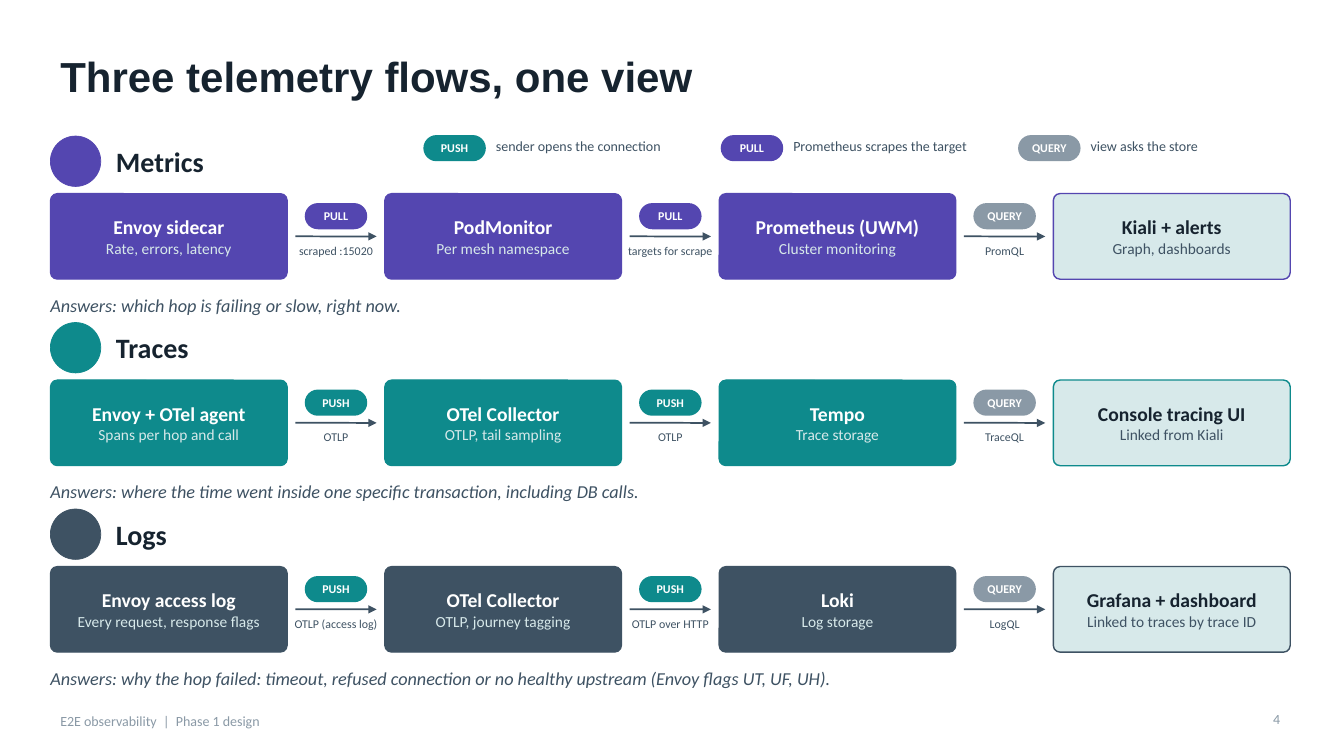
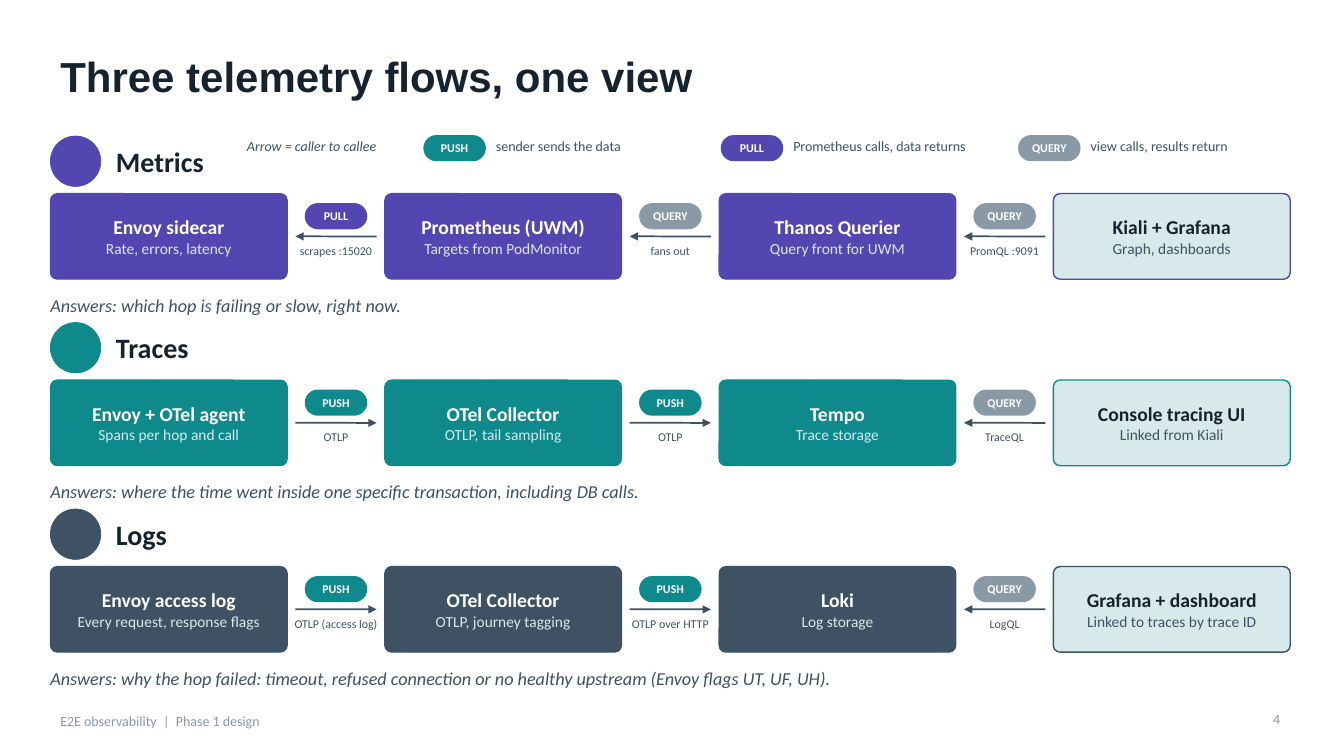
Before and after one commit to canpolatoral/monitoring-poc, a slide deck: slide 4 of docs/e2e_observability_design.pptx. Drawn at 1344x756 pixels with LibreOffice and Linux fonts; fonts in the diff are those of the drawing. Boxes give left, top, right and bottom in pixels: in the first picture for what was removed or moved away, otherwise in the second. Text is boxed around its words. In the diff, an @@ line names an element or a change of style, - is before the commit and + after.

```diff
--- a/docs/e2e_observability_design.pptx
+++ b/docs/e2e_observability_design.pptx
@@ text added at [247, 141, 377, 151], 10 pt, text #3E5263, italic @@
+Arrow = caller to callee
@@ text at [496, 141, 621, 151]: text changed @@
-sender opens the connection
+sender sends the data
@@ text at [793, 141, 965, 153]: text changed @@
-Prometheus scrapes the target
+Prometheus calls, data returns
@@ text at [1091, 141, 1228, 153]: text changed @@
-view asks the store
+view calls, results return
@@ rounded rectangle "QUERY" at [639, 203, 702, 229]: fill #5446B0 to #8A99A6 @@
@@ arrow (295, 237) - (377, 237): arrowheads changed @@
@@ text at [421, 219, 585, 257]: text changed @@
-PodMonitor
-Per mesh namespace
+Prometheus (UWM)
+Targets from PodMonitor
@@ arrow (630, 237) - (711, 237): arrowheads changed @@
@@ text in rounded rectangle at [653, 212, 687, 222]: text changed @@
-PULL
+QUERY
@@ text at [770, 220, 905, 257]: text changed @@
-Prometheus (UWM)
-Cluster monitoring
+Thanos Querier
+Query front for UWM
@@ arrow (964, 237) - (1046, 237): arrowheads changed @@
@@ text at [1113, 220, 1230, 234]: text changed @@
-Kiali + alerts
+Kiali + Grafana
@@ text at [300, 247, 372, 257]: text changed @@
-scraped :15020
+scrapes :15020
@@ text at [651, 247, 690, 255]: text changed @@
-targets for scrape
+fans out
@@ text at [970, 247, 1039, 257]: text changed @@
-PromQL
+PromQL :9091
@@ arrow (964, 423) - (1046, 423): arrowheads changed @@
@@ arrow (964, 609) - (1046, 609): arrowheads changed @@
```
Also in this commit, not shown: 2 other slides changed, 2 other files.
